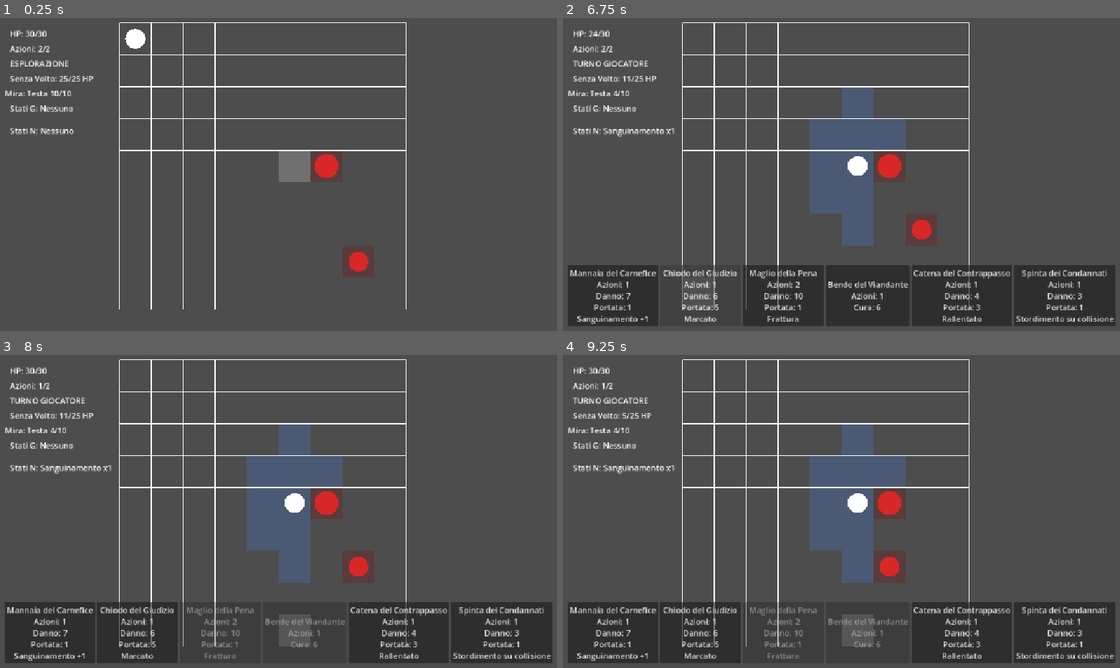
Above: before the commit, frames 1-4 (two rows, left to right).
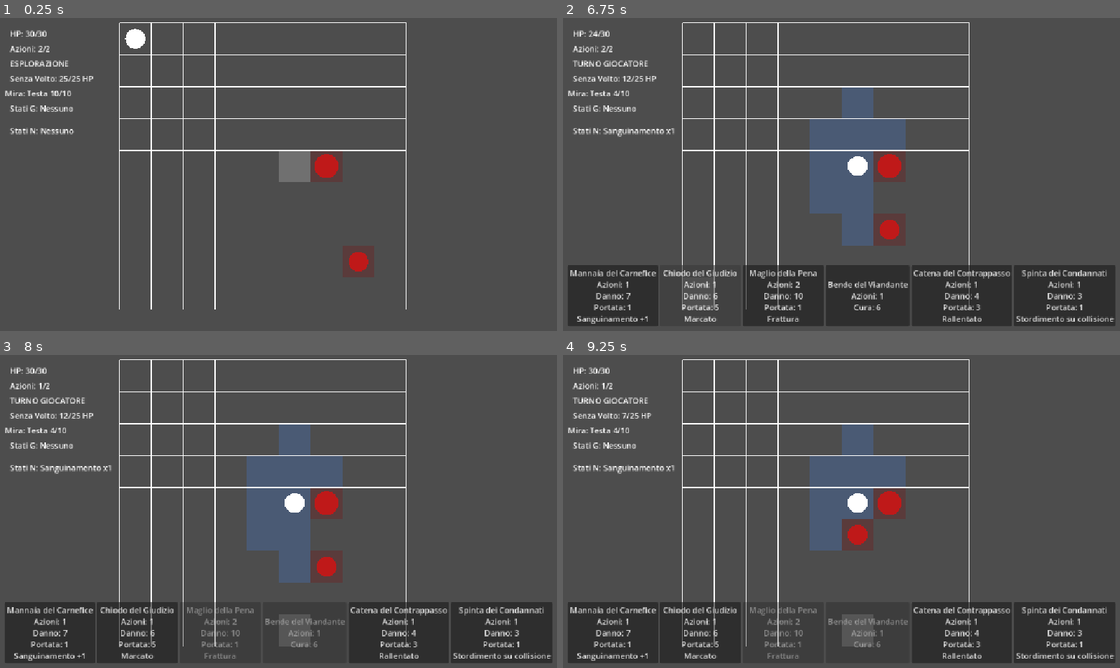
Above: after the commit, the same moments.

Repository: Chivas1504/Gioco
Game: Godot game, scene res://scenes/game.tscn
Same seed, same stepped clock (60 frames per second), same inputs: the game is played once before the commit and once after it.
Inputs (mouse positions are in pixels of both pictures, inside the frame that each line leads up to):
- Up to frame 1 (0.25 s): no input
- Up to frame 2 (6.75 s): tap Enter at 0.5, 2, 5 s; move the mouse to (813, 237) at 0.52 s; tap C at 0.6, 2.85, 5.1 s; click (813, 237) at 0.67 s; tap Space at 1.25, 2.75 s; move the mouse to (1014, 221) at 1.27 s; tap Q at 1.35, 3.6 s; click (1014, 221) at 1.42 s; move the mouse to (674, 124) at 2.02 s; tap E at 2.1, 4.35 s; click (674, 124) at 2.17 s; move the mouse to (874, 174) at 2.77 s; click (874, 174) at 2.92 s; move the mouse to (757, 93) at 3.52 s; click (757, 93) at 3.67 s; move the mouse to (969, 158) at 4.27 s; click (969, 158) at 4.42 s; move the mouse to (730, 190) at 5.02 s; click (730, 190) at 5.17 s; click "Mannaia del Carnefice Azioni:…" at 5.75 s; click "Chiodo del Giudizio Azioni: 1…" at 6.5 s
- Up to frame 3 (8 s): click "Bende del Viandante Azioni: 1…" at 7.25 s
- Up to frame 4 (9.25 s): click "Catena del Contrappasso Azion…" at 8 s; click "Bende del Viandante Azioni: 1…" at 8.75 s

The runs differ from the first frame. In frame 1, 0.4% of the frame differs, in the area x 56-67%, y 43-82%; in frame 2, 0.6%; in frame 3, 0.6%; in frame 4, 1.6%, in the area x 10-61%, y 18-73%.

Commit message:
Add Trascinato enemy and data-driven anatomy

Diff:
--- a/scripts/combat/encounter_database.gd
+++ b/scripts/combat/encounter_database.gd
@@ -33,6 +33,18 @@
 	)
 
 	encounter.add_enemy(
+		EnemyDatabase.TRASCINATO,
+		Vector2i(7, 7)
+	)
+
+	return encounter
+
+	encounter.add_enemy(
+		EnemyDatabase.SENZA_VOLTO,
+		Vector2i(6, 4)
+	)
+
+	encounter.add_enemy(
 		EnemyDatabase.SENZA_VOLTO,
 		Vector2i(7, 7)
 	)
--- a/scripts/enemies/enemy.gd
+++ b/scripts/enemies/enemy.gd
@@ -13,21 +13,11 @@
 const MARKED_DAMAGE_MULTIPLIER := 1.25
 
 
-const BODY_PART_ORDER: Array[String] = [
-	"Testa",
-	"Torso",
-	"Braccia",
-	"Gambe"
-]
-
-
 var enemy_data: EnemyData
 
 var hp: int = 0
 
-var status_manager: StatusManager = (
-	StatusManager.new()
-)
+var status_manager: StatusManager = StatusManager.new()
 
 var body_parts: Dictionary = {}
 
@@ -41,40 +31,25 @@
 ) -> void:
 	enemy_data = data
 
-	if enemy_data == null:
-		push_error(
-			"EnemyUnit.setup() ha ricevuto dati null."
-		)
-		return
-
 	hp = enemy_data.max_hp
 
-	body_parts = {
-		"Testa": {
-			"max_integrity": enemy_data.head_integrity,
-			"integrity": enemy_data.head_integrity,
-			"vitality_transfer": 1.0
-		},
-		"Torso": {
-			"max_integrity": enemy_data.torso_integrity,
-			"integrity": enemy_data.torso_integrity,
-			"vitality_transfer": 0.80
-		},
-		"Braccia": {
-			"max_integrity": enemy_data.arms_integrity,
-			"integrity": enemy_data.arms_integrity,
-			"vitality_transfer": 0.65
-		},
-		"Gambe": {
-			"max_integrity": enemy_data.legs_integrity,
-			"integrity": enemy_data.legs_integrity,
-			"vitality_transfer": 0.60
+	status_manager.clear_all()
+
+	body_parts.clear()
+
+	for part_name in enemy_data.body_parts.keys():
+		var max_integrity: int = int(
+			enemy_data.body_parts[
+				part_name
+			]
+		)
+
+		body_parts[
+			part_name
+		] = {
+			"integrity": max_integrity,
+			"max_integrity": max_integrity
 		}
-	}
-
-	status_manager.clear_all()
-
-	visible = true
 
 	queue_redraw()
 
@@ -83,7 +58,7 @@
 	draw_circle(
 		Vector2.ZERO,
 		RADIUS,
-		Color(0.85, 0.15, 0.15)
+		Color(0.75, 0.1, 0.1)
 	)
 
 
@@ -94,62 +69,70 @@
 	return enemy_data.enemy_name
 
 
-func get_torso_damage_multiplier() -> float:
-	if is_part_destroyed("Torso"):
-		return TORSO_DESTROYED_MULTIPLIER
-
-	if status_manager.has_fracture("Torso"):
-		return TORSO_FRACTURED_MULTIPLIER
-
-	return 1.0
+func get_hp() -> int:
+	return hp
+
+
+func get_max_hp() -> int:
+	if enemy_data == null:
+		return 0
+
+	return enemy_data.max_hp
+
+
+func is_dead() -> bool:
+	return hp <= 0
 
 
 func take_vitality_damage(
-	amount: int,
-	torso_multiplier_override: float = 0.0
+	damage: int
 ) -> int:
-	if amount <= 0:
-		return 0
-
-	var multiplier: float = (
-		get_torso_damage_multiplier()
-	)
-
-	if torso_multiplier_override > 0.0:
-		multiplier = torso_multiplier_override
-
-	var final_damage: int = roundi(
-		amount * multiplier
-	)
-
-	var old_hp: int = hp
+	if damage <= 0:
+		return 0
+
+	var final_damage: int = damage
+
+	if _is_part_destroyed(
+		"Torso"
+	):
+		final_damage = roundi(
+			final_damage
+			* TORSO_DESTROYED_MULTIPLIER
+		)
+
+	elif status_manager.has_fracture(
+		"Torso"
+	):
+		final_damage = roundi(
+			final_damage
+			* TORSO_FRACTURED_MULTIPLIER
+		)
 
 	hp -= final_damage
 
 	if hp < 0:
 		hp = 0
 
-	return old_hp - hp
+	return final_damage
 
 
 func modify_incoming_attack_damage(
-	amount: int
+	damage: int
 ) -> int:
-	if amount <= 0:
-		return 0
+	var final_damage: int = damage
 
 	if status_manager.consume_marked():
-		return roundi(
-			amount
+		final_damage = roundi(
+			final_damage
 			* MARKED_DAMAGE_MULTIPLIER
 		)
 
-	return amount
+	return final_damage
 
 
 func take_part_damage(
 	part_name: String,
-	amount: int
+	damage: int
 ) -> Dictionary:
 	var result: Dictionary = {
 		"part_damage": 0,
@@ -157,66 +140,70 @@
 		"destroyed": false
 	}
 
-	if amount <= 0:
+	if not body_parts.has(
+		part_name
+	):
 		return result
 
-	if not body_parts.has(part_name):
-		return result
-
-	var torso_multiplier_before: float = (
-		get_torso_damage_multiplier()
-	)
-
-	var part: Dictionary = body_parts[
-		part_name
-	]
+	var part_data: Dictionary = (
+		body_parts[
+			part_name
+		]
+	)
 
 	var old_integrity: int = int(
-		part["integrity"]
+		part_data[
+			"integrity"
+		]
 	)
 
 	var new_integrity: int = (
-		old_integrity - amount
+		old_integrity
+		- damage
 	)
 
 	if new_integrity < 0:
 		new_integrity = 0
 
-	part["integrity"] = new_integrity
-	body_parts[part_name] = part
+	part_data[
+		"integrity"
+	] = new_integrity
+
+	body_parts[
+		part_name
+	] = part_data
 
 	var actual_part_damage: int = (
-		old_integrity - new_integrity
-	)
-
-	var transfer: float = float(
-		part["vitality_transfer"]
-	)
-
-	var requested_vitality_damage: int = (
-		roundi(
-			actual_part_damage
-			* transfer
-		)
-	)
-
-	var actual_vitality_damage: int = (
-		take_vitality_damage(
-			requested_vitality_damage,
-			torso_multiplier_before
-		)
-	)
-
-	result["part_damage"] = (
+		old_integrity
+		- new_integrity
+	)
+
+	result[
+		"part_damage"
+	] = actual_part_damage
+
+	var vitality_ratio: float = (
+		_get_vitality_transfer_ratio(
+			part_name
+		)
+	)
+
+	var vitality_damage: int = roundi(
 		actual_part_damage
-	)
-
-	result["vitality_damage"] = (
-		actual_vitality_damage
-	)
-
-	result["destroyed"] = (
-		new_integrity <= 0
+		* vitality_ratio
+	)
+
+	result[
+		"vitality_damage"
+	] = take_vitality_damage(
+		vitality_damage
+	)
+
+	result[
+		"destroyed"
+	] = (
+		old_integrity > 0
+		and new_integrity <= 0
 	)
 
 	return result
@@ -225,7 +212,9 @@
 func apply_fracture(
 	part_name: String
 ) -> void:
-	if not body_parts.has(part_name):
+	if not body_parts.has(
+		part_name
+	):
 		return
 
 	status_manager.add_fracture(
@@ -234,83 +223,22 @@
 
 
 func begin_activation() -> Dictionary:
-	var result: Dictionary = (
-		status_manager.begin_activation()
-	)
-
-	var burn_damage: int = int(
-		result.get(
-			"burn_damage",
-			0
-		)
-	)
-
-	if burn_damage > 0:
-		var applied: int = (
-			take_vitality_damage(
-				burn_damage
-			)
-		)
-
-		result["burn_damage_applied"] = (
-			applied
-		)
-	else:
-		result["burn_damage_applied"] = 0
-
-	return result
+	return status_manager.begin_activation()
 
 
 func end_activation() -> Dictionary:
-	var result: Dictionary = (
-		status_manager.end_activation()
-	)
-
-	var bleeding_damage: int = int(
-		result.get(
-			"bleeding_damage",
-			0
-		)
-	)
-
-	if bleeding_damage > 0:
-		var applied: int = (
-			take_vitality_damage(
-				bleeding_damage
-			)
-		)
-
-		result[
-			"bleeding_damage_applied"
-		] = applied
-	else:
-		result[
-			"bleeding_damage_applied"
-		] = 0
-
-	return result
-
-
-func get_hp() -> int:
-	return hp
-
-
-func get_max_hp() -> int:
-	if enemy_data == null:
-		return 0
-
-	return enemy_data.max_hp
-
-
-func is_dead() -> bool:
-	return hp <= 0
+	return status_manager.end_activation()
 
 
 func get_body_part_names() -> Array[String]:
 	var result: Array[String] = []
 
-	for part_name in BODY_PART_ORDER:
-		result.append(part_name)
+	for part_name in body_parts.keys():
+		result.append(
+			str(
+				part_name
+			)
+		)
 
 	return result
 
@@ -318,39 +246,34 @@
 func get_part_integrity(
 	part_name: String
 ) -> int:
-	if not body_parts.has(part_name):
-		return 0
-
-	var part: Dictionary = body_parts[
-		part_name
-	]
+	if not body_parts.has(
+		part_name
+	):
+		return 0
 
 	return int(
-		part["integrity"]
+		body_parts[
+			part_name
+		][
+			"integrity"
+		]
 	)
 
 
 func get_part_max_integrity(
 	part_name: String
 ) -> int:
-	if not body_parts.has(part_name):
-		return 0
-
-	var part: Dictionary = body_parts[
-		part_name
-	]
+	if not body_parts.has(
+		part_name
+	):
+		return 0
 
 	return int(
-		part["max_integrity"]
-	)
-
-
-func is_part_destroyed(
-	part_name: String
-) -> bool:
-	return (
-		get_part_integrity(part_name)
-		<= 0
+		body_parts[
+			part_name
+		][
+			"max_integrity"
+		]
 	)
 
 
@@ -358,7 +281,9 @@
 	if enemy_data == null:
 		return 0
 
-	if is_part_destroyed("Gambe"):
+	if _is_part_destroyed(
+		"Gambe"
+	):
 		return 0
 
 	if status_manager.is_immobilized():
@@ -376,7 +301,10 @@
 	if status_manager.is_slowed():
 		result -= 1
 
-	return maxi(result, 0)
+	return maxi(
+		result,
+		0
+	)
 
 
 func can_move() -> bool:
@@ -387,30 +315,73 @@
 	if enemy_data == null:
 		return 0
 
-	var damage: int = (
+	var result: int = (
 		enemy_data.attack_damage
 	)
 
-	if is_part_destroyed("Testa"):
-		damage = mini(
-			damage,
+	if _is_part_destroyed(
+		"Testa"
+	):
+		result = mini(
+			result,
 			HEAD_BROKEN_ATTACK_DAMAGE
 		)
 
-	elif status_manager.has_fracture(
+	if _is_part_destroyed(
+		"Braccia"
+	):
+		result = mini(
+			result,
+			ARMS_BROKEN_ATTACK_DAMAGE
+		)
+
+	if status_manager.has_fracture(
 		"Testa"
 	):
-		damage -= 1
-
-	if is_part_destroyed("Braccia"):
-		damage = mini(
-			damage,
-			ARMS_BROKEN_ATTACK_DAMAGE
-		)
-
-	elif status_manager.has_fracture(
+		result -= 1
+
+	if status_manager.has_fracture(
 		"Braccia"
 	):
-		damage -= 2
-
-	return maxi(damage, 1)
+		result -= 2
+
+	return maxi(
+		result,
+		0
+	)
+
+
+func _is_part_destroyed(
+	part_name: String
+) -> bool:
+	if not body_parts.has(
+		part_name
+	):
+		return false
+
+	return (
+		get_part_integrity(
+			part_name
+		)
+		<= 0
+	)
+
+
+func _get_vitality_transfer_ratio(
+	part_name: String
+) -> float:
+	match part_name:
+		"Testa":
+			return 1.0
+
+		"Torso":
+			return 0.8
+
+		"Braccia":
+			return 0.65
+
+		"Gambe":
+			return 0.6
+
+		_:
+			return 0.5
--- a/scripts/enemies/enemy_data.gd
+++ b/scripts/enemies/enemy_data.gd
@@ -8,11 +8,7 @@
 var attack_damage: int = 6
 var move_range: int = 1
 
-
-var head_integrity: int = 10
-var torso_integrity: int = 18
-var arms_integrity: int = 12
-var legs_integrity: int = 14
+var body_parts: Dictionary = {}
 
 
 func _init(
@@ -20,18 +16,13 @@
 	new_max_hp: int = 25,
 	new_attack_damage: int = 6,
 	new_move_range: int = 1,
-	new_head_integrity: int = 10,
-	new_torso_integrity: int = 18,
-	new_arms_integrity: int = 12,
-	new_legs_integrity: int = 14
+	new_body_parts: Dictionary = {}
 ) -> void:
 	enemy_name = new_enemy_name
-
 	max_hp = new_max_hp
 	attack_damage = new_attack_damage
 	move_range = new_move_range
 
-	head_integrity = new_head_integrity
-	torso_integrity = new_torso_integrity
-	arms_integrity = new_arms_integrity
-	legs_integrity = new_legs_integrity
+	body_parts = new_body_parts.duplicate(
+		true
+	)
--- a/scripts/enemies/enemy_database.gd
+++ b/scripts/enemies/enemy_database.gd
@@ -4,6 +4,7 @@
 
 const TEST_ENEMY := "test_enemy"
 const SENZA_VOLTO := "senza_volto"
+const TRASCINATO := "trascinato"
 
 
 static func get_enemy(
@@ -16,9 +17,12 @@
 		SENZA_VOLTO:
 			return _create_senza_volto()
 
+		TRASCINATO:
+			return _create_trascinato()
+
 		_:
 			push_error(
-				"Nemico non trovato nel database: "
+				"Nemico sconosciuto: "
 				+ enemy_id
 			)
 
@@ -28,7 +32,8 @@
 static func get_all_enemy_ids() -> Array[String]:
 	return [
 		TEST_ENEMY,
-		SENZA_VOLTO
+		SENZA_VOLTO,
+		TRASCINATO
 	]
 
 
@@ -38,10 +43,12 @@
 		25,
 		6,
 		1,
-		10,
-		18,
-		12,
-		14
+		{
+			"Testa": 10,
+			"Torso": 18,
+			"Braccia": 12,
+			"Gambe": 14
+		}
 	)
 
 
@@ -51,8 +58,23 @@
 		25,
 		6,
 		1,
-		10,
-		18,
-		12,
-		14
+		{
+			"Testa": 10,
+			"Torso": 18,
+			"Gambe": 14
+		}
 	)
+
+
+static func _create_trascinato() -> EnemyData:
+	return EnemyData.new(
+		"Il Trascinato",
+		22,
+		5,
+		2,
+		{
+			"Torso": 16,
+			"Braccia": 14,
+			"Gambe": 12
+		}
+	)
